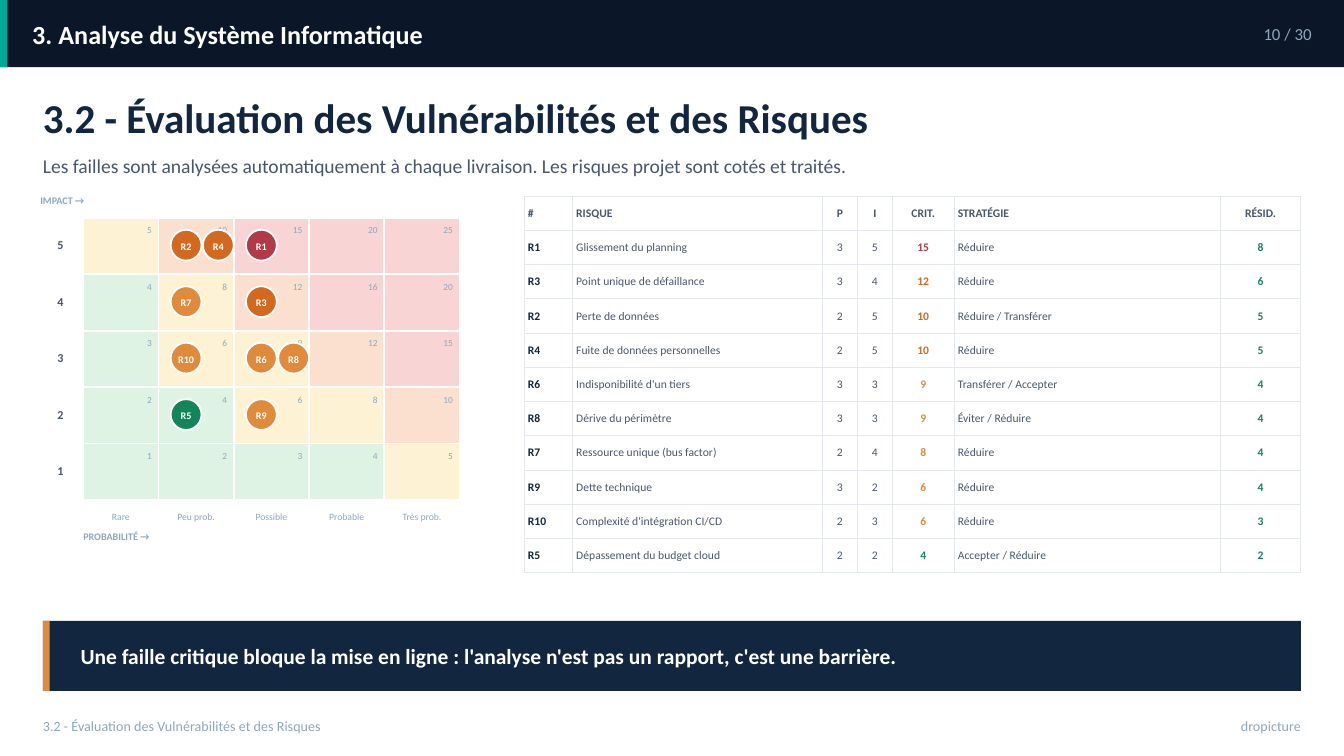
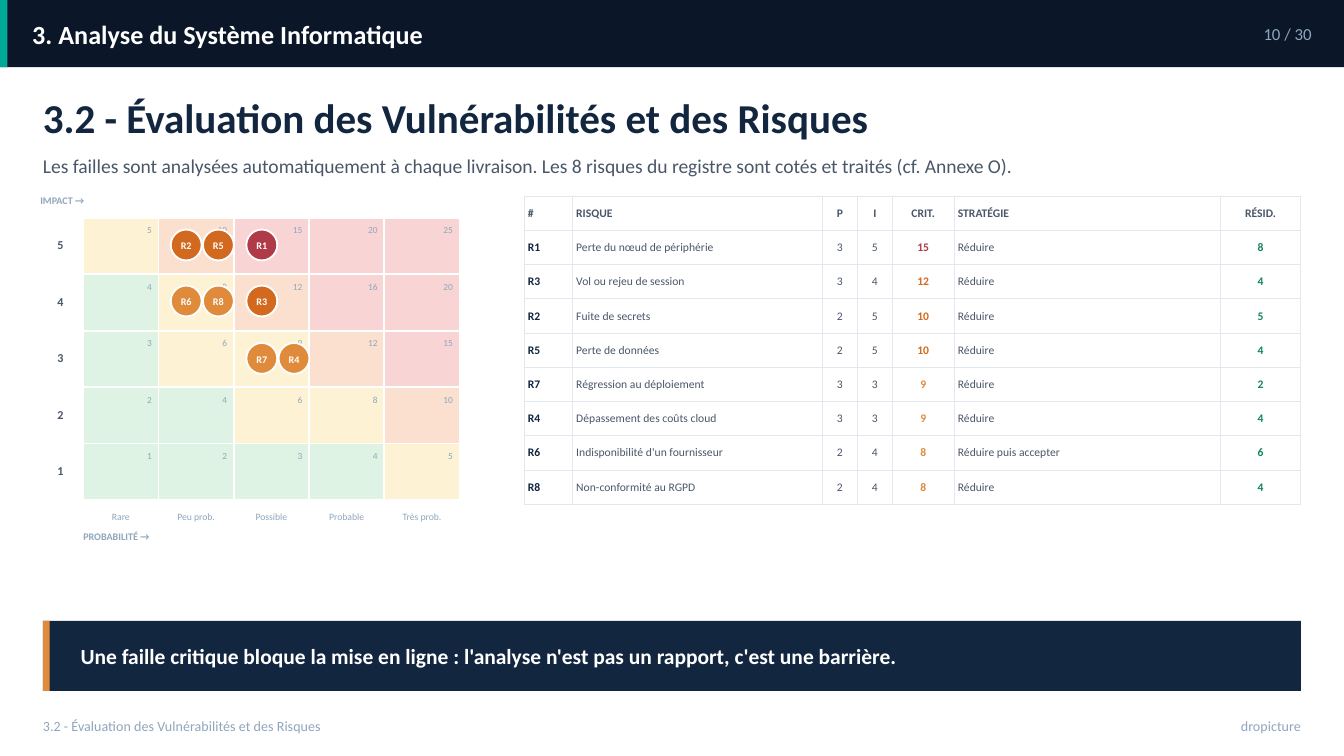
Before and after one commit to redjem-amir/dropicture, a slide deck: slide 10 of docs/Soutenance - Amir Redjem.pptx. Drawn at 1344x756 pixels with LibreOffice and Linux fonts; fonts in the diff are those of the drawing. Boxes give left, top, right and bottom in pixels: in the first picture for what was removed or moved away, otherwise in the second. Text is boxed around its words. In the diff, an @@ line names an element or a change of style, - is before the commit and + after.

```diff
--- a/docs/Soutenance - Amir Redjem.pptx
+++ b/docs/Soutenance - Amir Redjem.pptx
@@ text at <box>43,159,1012,177</box>: text changed @@
-Les failles sont analysées automatiquement à chaque livraison. Les risques projet sont cotés et traités.
+Les failles sont analysées automatiquement à chaque livraison. Les 8 risques du registre sont cotés et traités (cf. Annexe O).
@@ table at <box>524,196,1301,495</box> @@
-row 2: R1 | Glissement du planning | 3 | 5 | 15 | Réduire | 8
-row 3: R3 | Point unique de défaillance | 3 | 4 | 12 | Réduire | 6
-row 4: R2 | Perte de données | 2 | 5 | 10 | Réduire / Transférer | 5
-row 5: R4 | Fuite de données personnelles | 2 | 5 | 10 | Réduire | 5
-row 6: R6 | Indisponibilité d'un tiers | 3 | 3 | 9 | Transférer / Accepter | 4
-row 7: R8 | Dérive du périmètre | 3 | 3 | 9 | Éviter / Réduire | 4
-row 8: R7 | Ressource unique (bus factor) | 2 | 4 | 8 | Réduire | 4
-row 9: R9 | Dette technique | 3 | 2 | 6 | Réduire | 4
-row 10: R10 | Complexité d'intégration CI/CD | 2 | 3 | 6 | Réduire | 3
-row 11: R5 | Dépassement du budget cloud | 2 | 2 | 4 | Accepter / Réduire | 2
+row 2: R1 | Perte du nœud de périphérie | 3 | 5 | 15 | Réduire | 8
+row 3: R3 | Vol ou rejeu de session | 3 | 4 | 12 | Réduire | 4
+row 4: R2 | Fuite de secrets | 2 | 5 | 10 | Réduire | 5
+row 5: R5 | Perte de données | 2 | 5 | 10 | Réduire | 4
+row 6: R7 | Régression au déploiement | 3 | 3 | 9 | Réduire | 2
+row 7: R4 | Dépassement des coûts cloud | 3 | 3 | 9 | Réduire | 4
+row 8: R6 | Indisponibilité d'un fournisseur | 2 | 4 | 8 | Réduire puis accepter | 6
+row 9: R8 | Non-conformité au RGPD | 2 | 4 | 8 | Réduire | 4
@@ text at <box>213,242,224,249</box>: text changed @@
-R4
+R5
@@ text "R6": place and size @@
-text "R6" at <box>256,356,267,363</box>
+text "R6" at <box>181,298,192,305</box>
@@ text "R8": place and size @@
-text "R8" at <box>288,356,299,363</box>
+text "R8" at <box>213,298,224,305</box>
@@ ellipse: place and size @@
-ellipse at <box>171,399,202,430</box>
+ellipse at <box>203,285,234,316</box>
@@ ellipse at <box>203,285,234,316</box>: fill #12855A to #E08A3C @@
@@ ellipse removed at <box>171,343,202,374</box> @@
@@ text removed at <box>178,356,194,363</box> @@
-R10
@@ text "R7": place and size @@
-text "R7" at <box>181,299,192,306</box>
+text "R7" at <box>256,356,267,363</box>
@@ text removed at <box>181,412,192,419</box> @@
-R5
@@ ellipse removed at <box>246,399,277,430</box> @@
@@ text removed at <box>256,412,267,419</box> @@
-R9
```
Also in this commit, not shown: 5 other slides changed, 7 other files.
